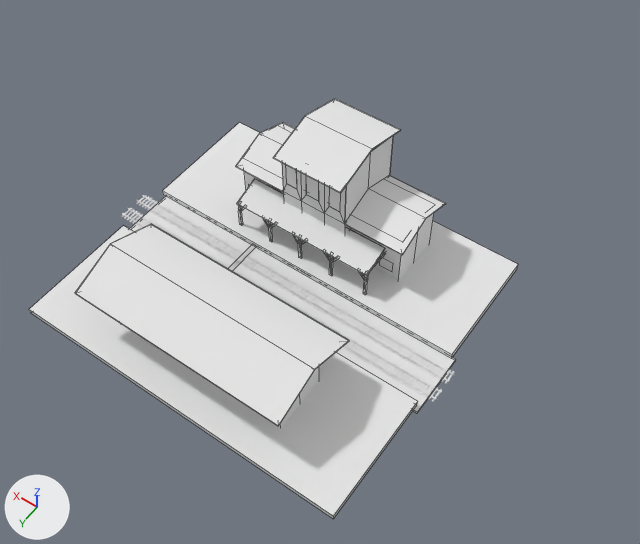
An edit to the FBX model SpecialRelativity/Assets/FBX/Station/station.fbx, drawn before and after from the same camera.
Rendered twice from a camera (50 mm lens) standing at (-31.1, 36.7, 63.2) and looking at (-2.6, -3.2, 0.6). Arrows for +X, +Y and +Z are at lower left; the lights stay in place. Mesh edges are drawn as thin lines on the coarser meshes. Where no turn or scale is listed for an object, it has been applied to the vertices. Vertices at the same position are counted once.

The first picture shows 'floor', 'ground', 'rail', 'roof', 'station'.
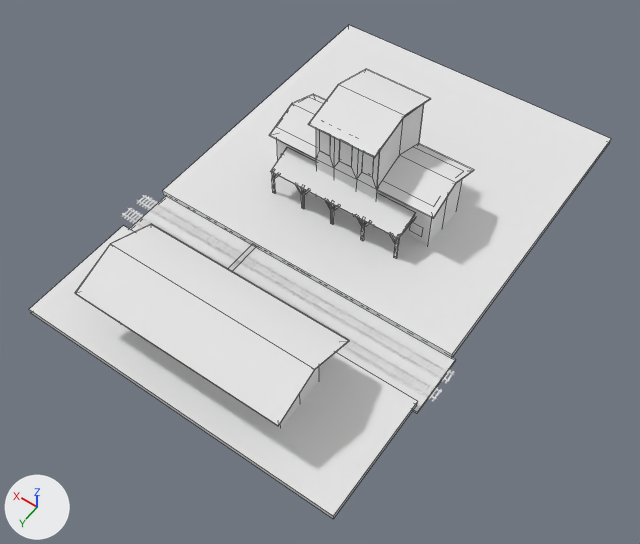
The edits, one by one:
me_station_003 has 16 vertices, 12 faces and spans x -16.6..15.5, y -14.2..14.8, z 0.0..0.6.
me_station_003 is used by ob_floor; location (0.0, 0.0, 0.0).
Before the commit, vertices of me_station_003: 0 (-16.6, -14.2, 0.0) at pixel (517, 268), 1 (15.5, -14.2, 0.0), 2 (-16.6, -14.2, 0.6) at pixel (518, 264), 3 (15.5, -14.2, 0.6) at pixel (239, 122).
Part 1, on me_station_003:
Vertices 0 to 3 of me_station_003 move by (0.0, -20.0, 0.0).
me_station has 273 vertices, 173 faces and spans x -9.1..8.3, y -12.6..11.3, z 0.0..11.4.
me_station is used by ob_station; location (0.0, 0.0, 0.0).
me_station part 2: the loose piece of 4 vertices spanning x -8.2..-6.8, y -6.4, z 1.4..2.6 is moved by (0.0, -5.0, 0.0).
me_station part 3: the loose piece of 65 vertices spanning x -3.6..3.1, y -12.6..-5.5, z 0.0..11.4 is moved by (0.0, -5.0, 0.0).
me_station part 4: the loose piece of 4 vertices spanning x 1.5..2.6, y -5.5, z 6.8..9.3 is moved by (0.0, -5.0, 0.0).
me_station part 5: the loose piece of 4 vertices spanning x -0.8..0.5, y -5.5, z 6.7..9.4 is moved by (0.0, -5.0, 0.0).
me_station part 6: the loose piece of 4 vertices spanning x -3.1..-1.9, y -5.5, z 6.8..9.3 is moved by (0.0, -5.0, 0.0).
me_station part 7: the loose piece of 24 vertices spanning x -1.0..0.7, y -3.6..-3.4, z 0.5..3.6 is moved by (0.0, -5.0, 0.0).
me_station part 8: the loose piece of 24 vertices spanning x 2.3..4.0, y -3.6..-3.4, z 0.5..3.6 is moved by (0.0, -5.0, 0.0).
me_station part 9: the loose piece of 20 vertices spanning x 5.8..6.8, y -3.6..-3.4, z 0.5..3.6 is moved by (0.0, -5.0, 0.0).
me_station part 10: the loose piece of 24 vertices spanning x -4.4..-2.7, y -3.6..-3.4, z 0.5..3.6 is moved by (0.0, -5.0, 0.0).
me_station part 11: the loose piece of 20 vertices spanning x -7.3..-6.3, y -3.6..-3.4, z 0.5..3.6 is moved by (0.0, -5.0, 0.0).
me_station part 12: the loose piece of 8 vertices spanning x -7.3..-7.1, y -7.1..-3.4, z 3.2..3.5 is moved by (0.0, -5.0, 0.0).
me_station part 13: the loose piece of 12 vertices spanning x -8.9..8.3, y -11.6..-6.4, z 0.0..6.7 is moved by (0.0, -5.0, 0.0).
me_station_007 has 109 vertices, 58 faces and spans x -10.6..10.1, y -13.6..13.2, z 3.4..11.8.
me_station_007 is used by ob_roof; location (0.0, 0.0, 0.0).
me_station_007 part 14: the loose piece of 8 vertices spanning x -7.4..6.8, y -6.1..-3.3, z 3.4..4.5 is moved by (0.0, -5.0, 0.0).
me_station_007 part 15: the loose piece of 18 vertices spanning x -3.7..3.2, y -13.6..-4.5, z 10.3..11.8 is moved by (0.0, -5.0, 0.0).
me_station_007 part 16: the loose piece of 15 vertices spanning x -9.4..-3.6, y -12.6..-5.4, z 5.5..7.0 is moved by (0.0, -5.0, 0.0).
me_station_007 part 17: the loose piece of 15 vertices spanning x 3.1..8.4, y -12.6..-5.4, z 5.5..7.0 is moved by (0.0, -5.0, 0.0).

What differs and where, as boxes (x1, y1, x2, y2) in the pictures (640 x 544 px; the box of a moved part takes in the faces that stretch with it):
'floor', reshaped (19% wider, 25% taller): before (29, 123, 518, 519); after (29, 25, 611, 519)
'roof', reshaped (8% wider, 9% taller): before (75, 99, 446, 426); after (75, 69, 474, 426)
'station', reshaped: before (238, 136, 434, 428); after (271, 104, 462, 428)
part 1 of me_station_003, moved or reshaped: before (232, 123, 518, 305); after (232, 25, 611, 305)
part 2 of me_station, moved or reshaped: before (380, 258, 393, 271); after (410, 223, 423, 236)
part 3 of me_station, moved or reshaped: before (282, 136, 393, 234); after (316, 104, 424, 226)
part 4 of me_station, moved or reshaped: before (286, 165, 297, 189); after (320, 131, 330, 156)
part 5 of me_station, moved or reshaped: before (306, 176, 319, 201); after (340, 141, 352, 167)
part 6 of me_station, moved or reshaped: before (329, 188, 341, 212); after (362, 152, 374, 177)
part 7 of me_station, moved or reshaped: before (293, 235, 305, 258); after (326, 201, 338, 224)
part 8 of me_station, moved or reshaped: before (263, 219, 275, 242); after (296, 186, 308, 209)
part 9 of me_station, moved or reshaped: before (238, 205, 245, 225); after (271, 172, 279, 193)
part 10 of me_station, moved or reshaped: before (324, 252, 337, 276); after (356, 217, 369, 241)
part 11 of me_station, moved or reshaped: before (358, 271, 368, 295); after (390, 235, 399, 258)
part 12 of me_station, moved or reshaped: before (371, 252, 385, 270); after (402, 216, 416, 234)
part 13 of me_station, moved or reshaped: before (244, 171, 434, 281); after (277, 140, 462, 245)
part 14 of me_station_007, moved or reshaped: before (237, 179, 385, 276); after (270, 147, 415, 239)
part 15 of me_station_007, moved or reshaped: before (273, 99, 401, 193); after (308, 69, 431, 158)
part 16 of me_station_007, moved or reshaped: before (344, 175, 446, 255); after (376, 144, 474, 219)
part 17 of me_station_007, moved or reshaped: before (236, 122, 295, 191); after (269, 94, 326, 159)
